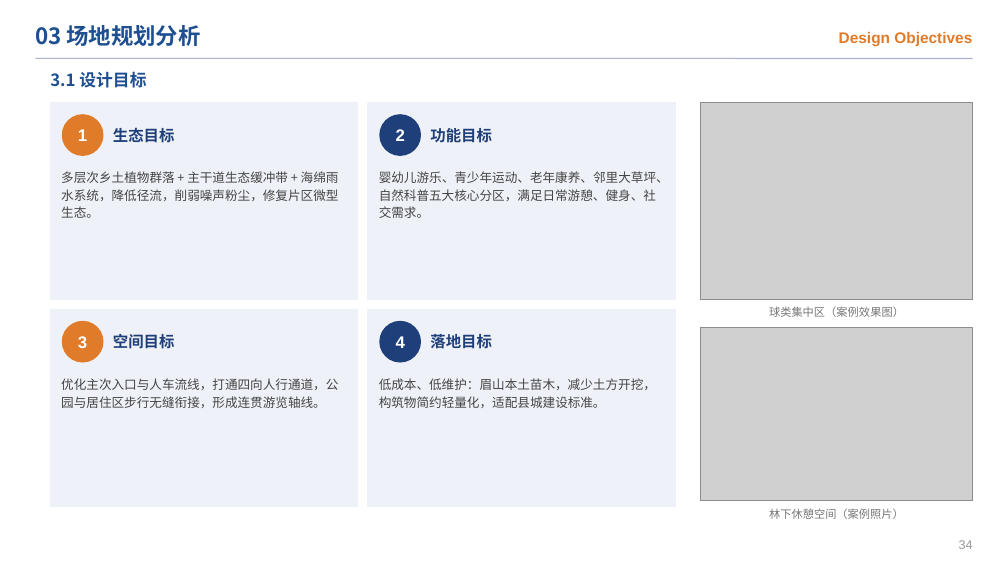
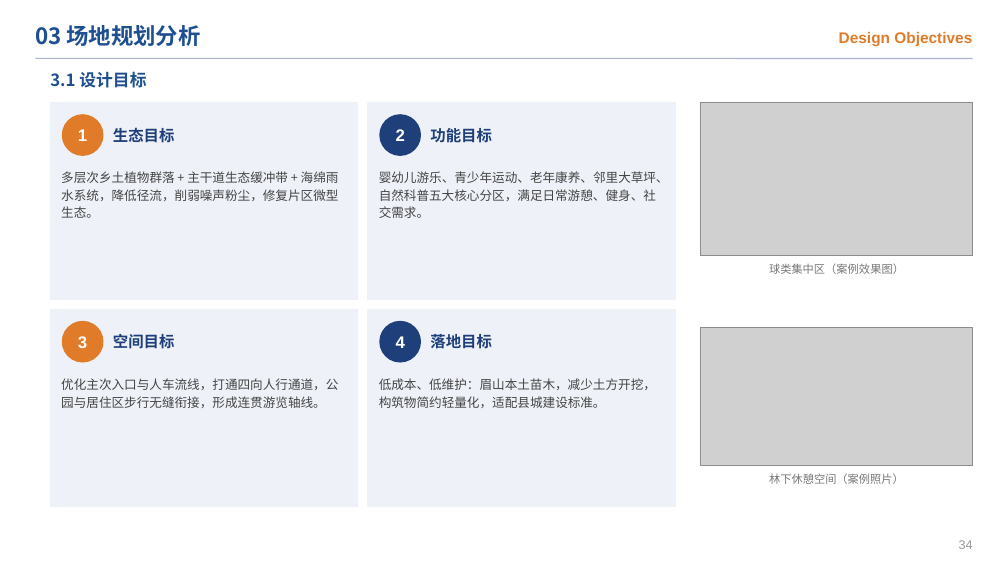
Before and after one commit to chun96309-cloud/lxfs, a slide deck: slide 36 of 跃动栖园_开题答辩PPT.pptx. Drawn at 1008x567 pixels with LibreOffice and Linux fonts; fonts in the diff are those of the drawing; grey boxes stand for pictures. Boxes give left, top, right and bottom in pixels: in the first picture for what was removed or moved away, otherwise in the second. Text is boxed around its words. In the diff, an @@ line names an element or a change of style, - is before the commit and + after.

```diff
--- a/跃动栖园_开题答辩PPT.pptx
+++ b/跃动栖园_开题答辩PPT.pptx
@@ picture: place and size @@
-picture at bbox=[701, 103, 973, 299]
+picture at bbox=[701, 103, 973, 256]
@@ text "球类集中区（案例效果图）": place and size @@
-text "球类集中区（案例效果图）" at bbox=[769, 306, 904, 317]
+text "球类集中区（案例效果图）" at bbox=[769, 263, 904, 274]
@@ picture: place and size @@
-picture at bbox=[701, 328, 973, 501]
+picture at bbox=[701, 328, 973, 466]
@@ text "林下休憩空间（案例照片）": place and size @@
-text "林下休憩空间（案例照片）" at bbox=[769, 508, 904, 519]
+text "林下休憩空间（案例照片）" at bbox=[769, 473, 904, 484]
```
Also in this commit, not shown: 38 other slides changed, 1 slide added, 9 other files.
